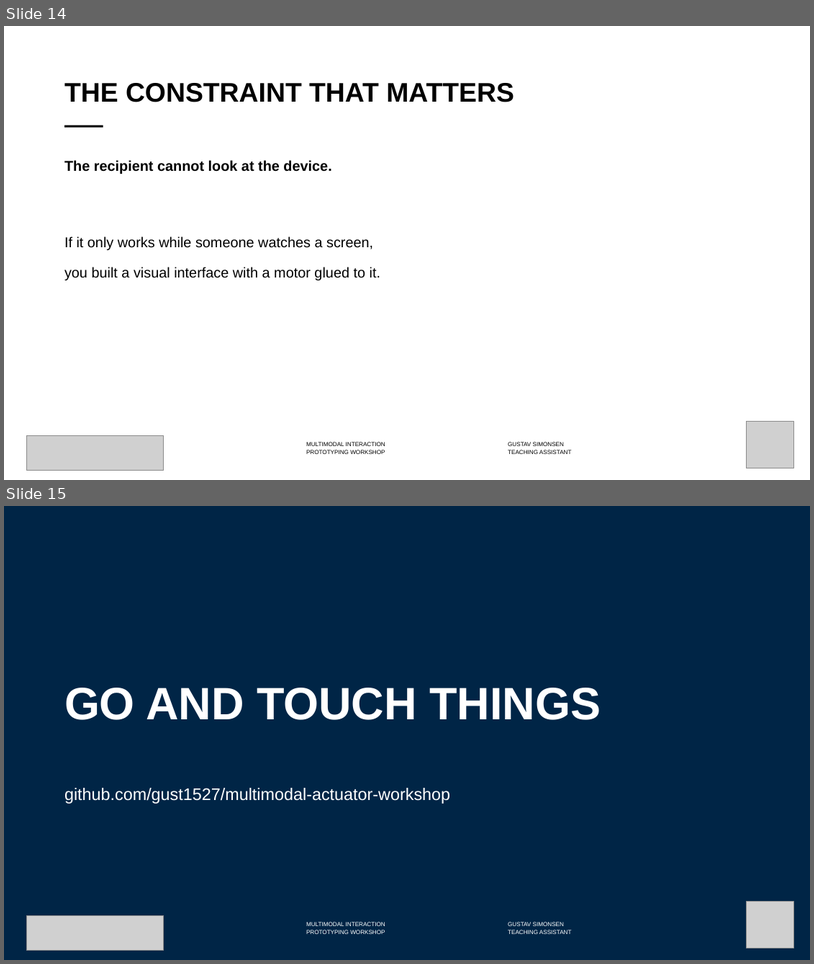
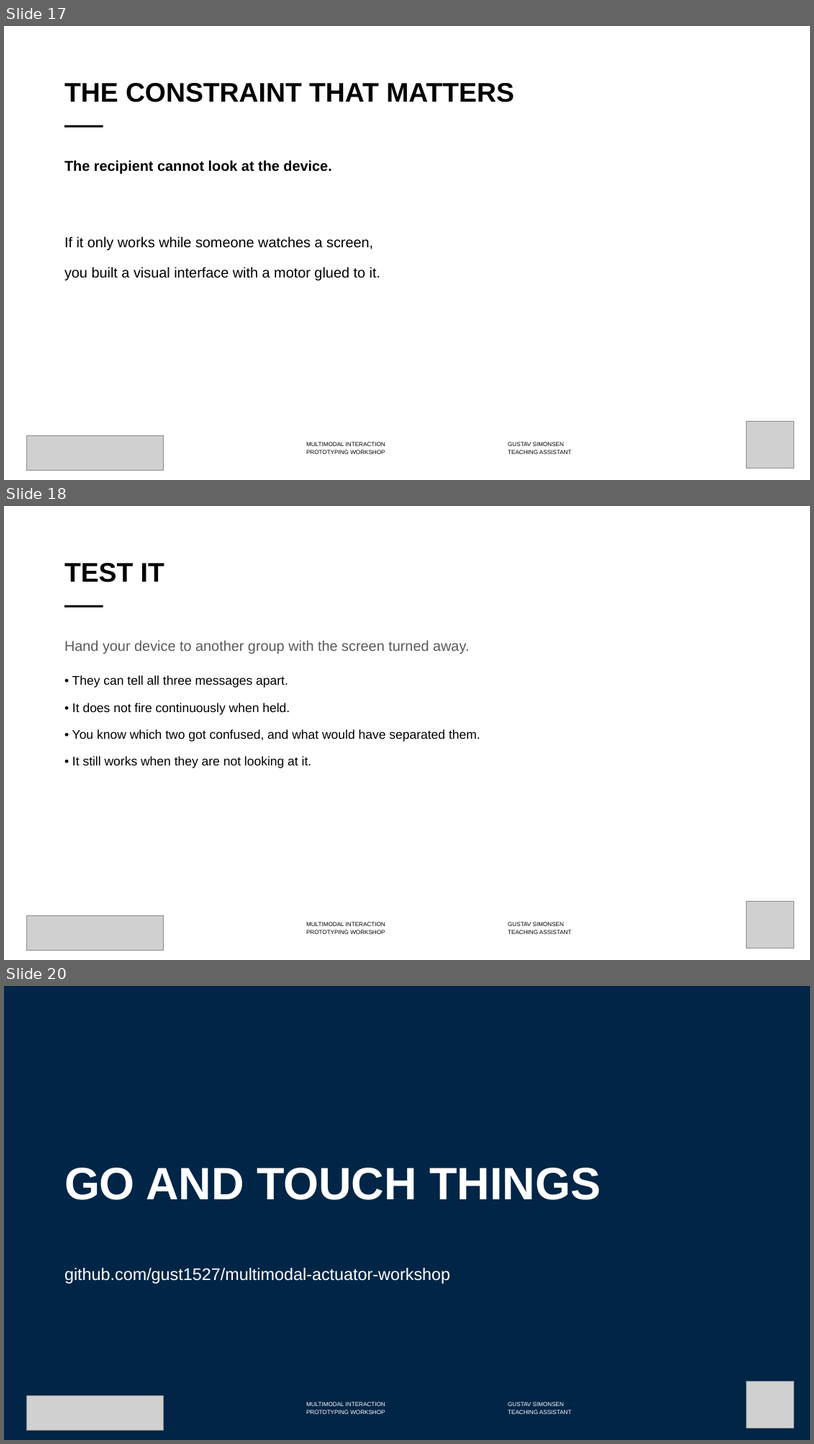
Before and after one commit to labtools-au/multimodal-actuator-workshop, a slide deck: docs/multimodal-actuator-workshop.pptx. Shown one above the other, each under a label of ours: slides 14 and 15 before the commit, slides 17, 18 and 20 after it; the slides between them are not shown. The pictures are 814x964 and 814x1444 pixels, drawn with LibreOffice and Linux fonts; fonts in the diff are those of the drawing; grey boxes stand for pictures; background and template pictures are left out. Boxes give left, top, right and bottom in pixels: in the first picture for what was removed or moved away, otherwise in the second. Text is boxed around its words. In the diff, an @@ line names an element or a change of style, - is before the commit and + after.

```diff
--- a/docs/multimodal-actuator-workshop.pptx
+++ b/docs/multimodal-actuator-workshop.pptx
@@ slide 18 added at (4,506,810,960), background #FFFFFF; not listed: 3 template elements that a slide beside it also shows @@
@@ title added at (64,563,165,582), 32 pt, text #000000, bold @@
+TEST IT
@@ text added at (64,640,481,768), 15 pt, text #000000 @@
+Hand your device to another group with the screen turned away.
+• They can tell all three messages apart.
+• It does not fire continuously when held.
+• You know which two got confused, and what would have separated them.
+• It still works when they are not looking at it.
@@ picture added at (27,915,164,950) @@
@@ picture added at (747,901,794,948) @@
@@ what was slide 14 is now slide 17 @@
@@ what was slide 15 is now slide 20 @@
```
Also in this commit, not shown: 1 slide changed, 4 other slides added, 6 other files.
